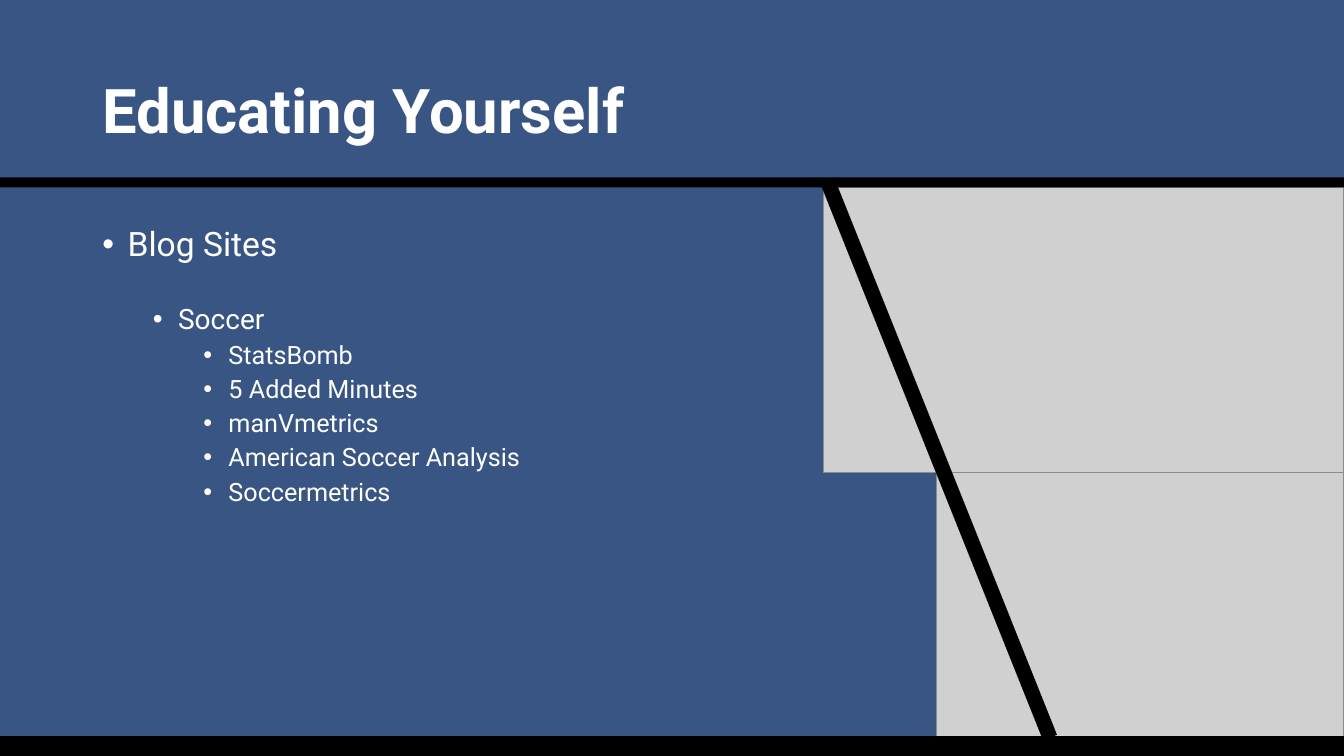
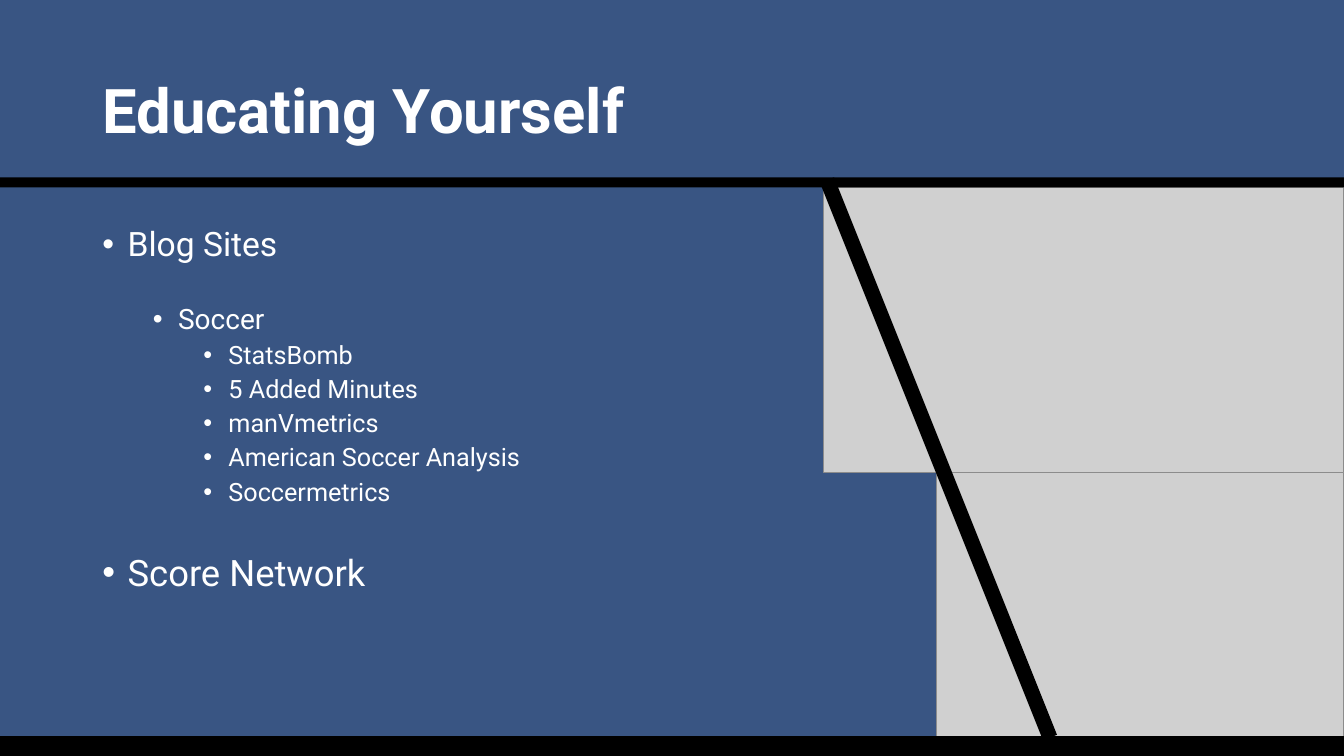
Before and after one commit to SuperMarioGiacomazzo/STOR538_WEBSITE, a slide deck: slide 11 of Slides/Sports Analytics 4/Sports_Analytics_4_Lecture.pptx. Drawn at 1344x756 pixels with LibreOffice and Linux fonts; fonts in the diff are those of the drawing; grey boxes stand for pictures. Boxes give left, top, right and bottom in pixels: in the first picture for what was removed or moved away, otherwise in the second. Text is boxed around its words. In the diff, an @@ line names an element or a change of style, - is before the commit and + after.

```diff
--- a/Slides/Sports Analytics 4/Sports_Analytics_4_Lecture.pptx
+++ b/Slides/Sports Analytics 4/Sports_Analytics_4_Lecture.pptx
@@ text at box(128, 558, 365, 587): paragraph added @@
+• Score Network
```
Also in this commit, not shown: 1 other file.
